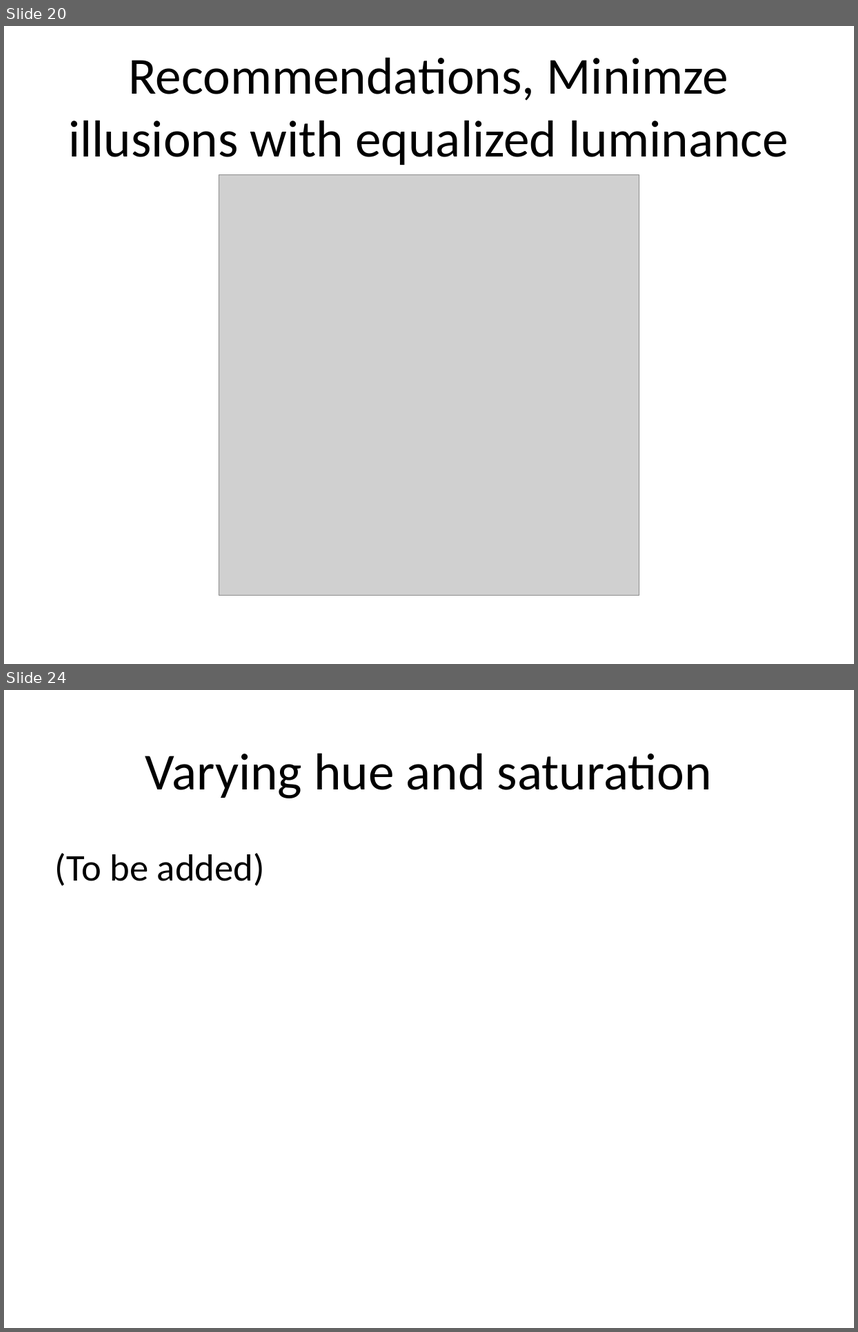
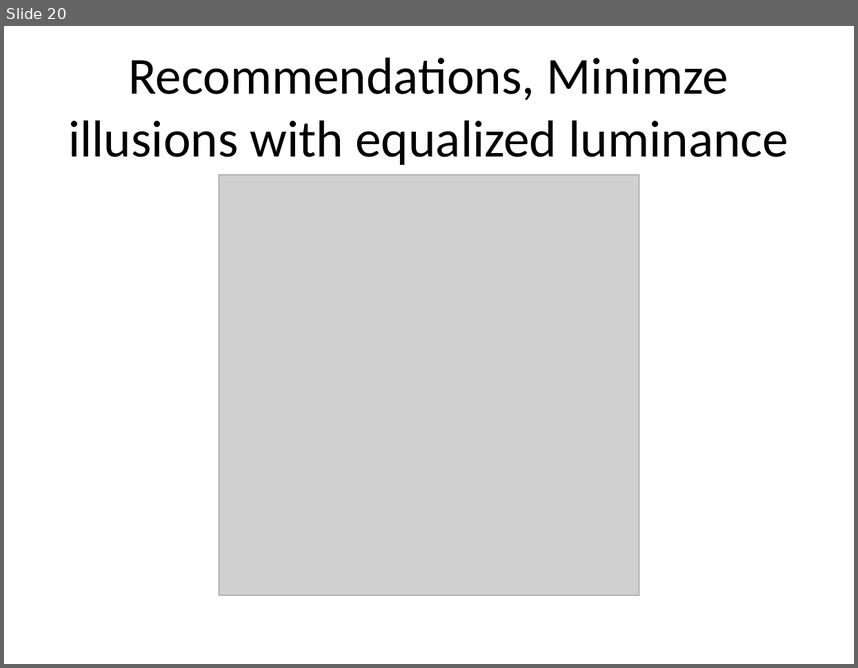
Before and after one commit to pmean/data-visualization, a slide deck: data-viz-02/component/recommendations-colors.pptx. Shown one above the other, each under a label of ours: slides 20 and 24 before the commit, slide 20 after it; the slides between them are not shown. The pictures are 858x1332 and 858x668 pixels, drawn with LibreOffice and Linux fonts; fonts in the diff are those of the drawing; grey boxes stand for pictures. Boxes give left, top, right and bottom in pixels: in the first picture for what was removed or moved away, otherwise in the second. Text is boxed around its words. In the diff, an @@ line names an element or a change of style, - is before the commit and + after.

```diff
--- a/data-viz-02/component/recommendations-colors.pptx
+++ b/data-viz-02/component/recommendations-colors.pptx
@@ slide 24 removed at (4,690,854,1328), background #FFFFFF @@
@@ title removed at (145,753,712,798) @@
-Varying hue and saturation
@@ text removed at (55,853,265,886) @@
-(To be added)
```
Also in this commit, not shown: 3 slides changed, 5 slides added, 2 other slides removed, 1 other file.
